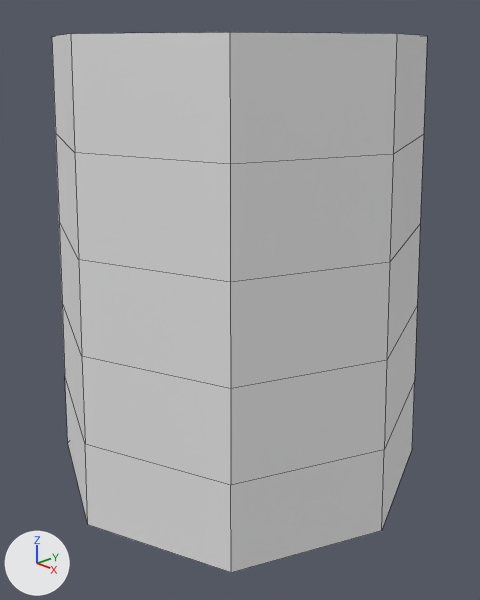
An edit to the Blender file Blender/Tankard.blend, drawn before and after from the same camera.
Before and after are seen from a camera (50 mm lens) standing at (2.42, -2.27, 2.18) and looking at (0.05, -0.04, 0.94). Lighting does not change. The marker at lower left points along +X, +Y and +Z. The first picture is the older version. Mesh edges are drawn as thin lines.
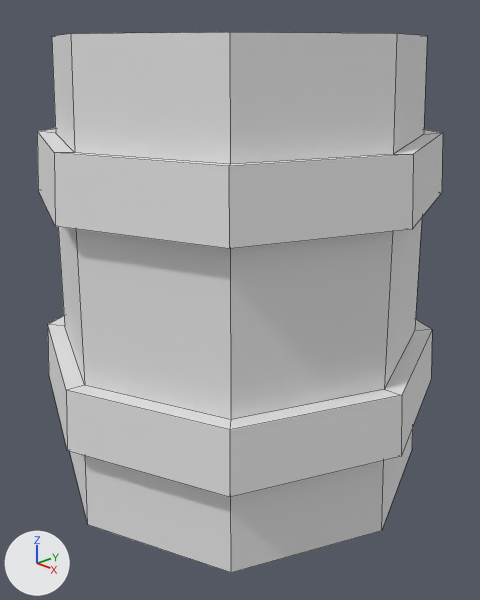
Boxes (x1, y1, x2, y2) around the edits, measured in the pictures (480 x 600 px):
'Cylinder', reshaped (8% wider)
    before: (52, 32, 427, 573)
    after: (37, 32, 443, 573)
part 1 of me_cylinder, built on
    before: (59, 222, 420, 389)
    after: (37, 132, 443, 497)

Patch to the scene script:
```diff
--- a/Blender/Tankard.blend.py
+++ b/Blender/Tankard.blend.py
@@ me_cylinder @@
 # used by ob_cylinder; location = (0.0, 0.0, 0.0)
-me_cylinder.from_pydata(...)  # 48 vertices, 42 faces; spans x -1.0..1.0, y -1.0..1.0, z 0.01..2.22
+me_cylinder.from_pydata(...)  # 80 vertices, 73 faces; spans x -1.06..1.06, y -1.06..1.06, z 0.01..2.22
+# me_cylinder part 1
+# 9 faces are deleted
+# 16 vertices move from x -0.95..0.95, y -0.95..0.95, z 0.89..1.34 to x -1.06..1.06, y -1.06..1.06, z 0.46..1.79
+# 32 vertices are added at x -1.04..1.04, y -1.04..1.04, z 0.75..1.5
+# 40 new faces join them
```
